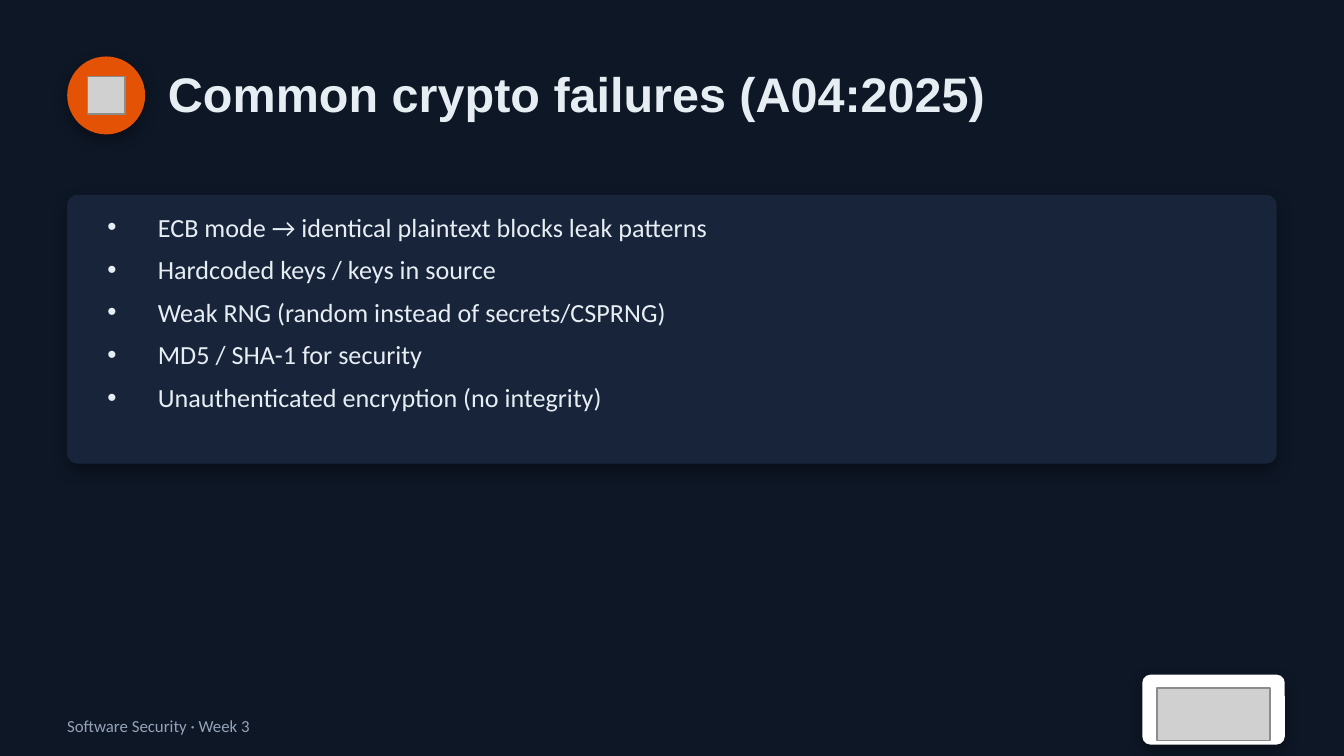
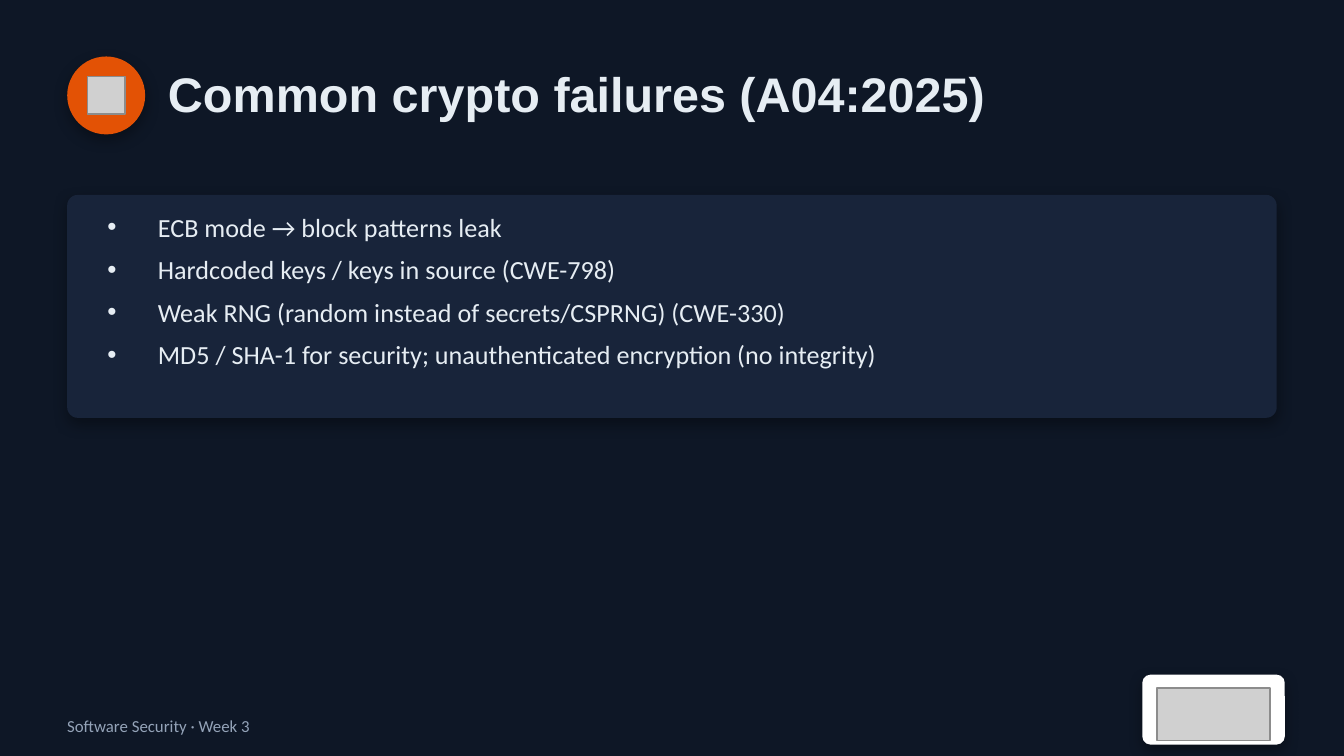
Before and after one commit to nutthakorn7/software-security, a slide deck: slide 9 of slides/pptx/week03.pptx (slide 7 before the commit). Drawn at 1344x756 pixels with LibreOffice and Linux fonts; fonts in the diff are those of the drawing; grey boxes stand for pictures. Boxes give left, top, right and bottom in pixels: in the first picture for what was removed or moved away, otherwise in the second. Text is boxed around its words. In the diff, an @@ line names an element or a change of style, - is before the commit and + after.

```diff
--- a/slides/pptx/week03.pptx
+++ b/slides/pptx/week03.pptx
@@ rounded rectangle: place and size @@
-rounded rectangle at (67,195,1277,464)
+rounded rectangle at (67,195,1277,418)
@@ rounded rectangle at (67,195,1277,418): proportions changed @@
@@ text at (158,219,876,369): text changed @@
-• ECB mode → identical plaintext blocks leak patterns
-• Hardcoded keys / keys in source
-• Weak RNG (random instead of secrets/CSPRNG)
-• MD5 / SHA-1 for security
-• Unauthenticated encryption (no integrity)
+• ECB mode → block patterns leak
+• Hardcoded keys / keys in source (CWE-798)
+• Weak RNG (random instead of secrets/CSPRNG) (CWE-330)
+• MD5 / SHA-1 for security; unauthenticated encryption (no integrity)
```
Also in this commit, not shown: 7 other slides changed, 1 slide added, 3 other files.
